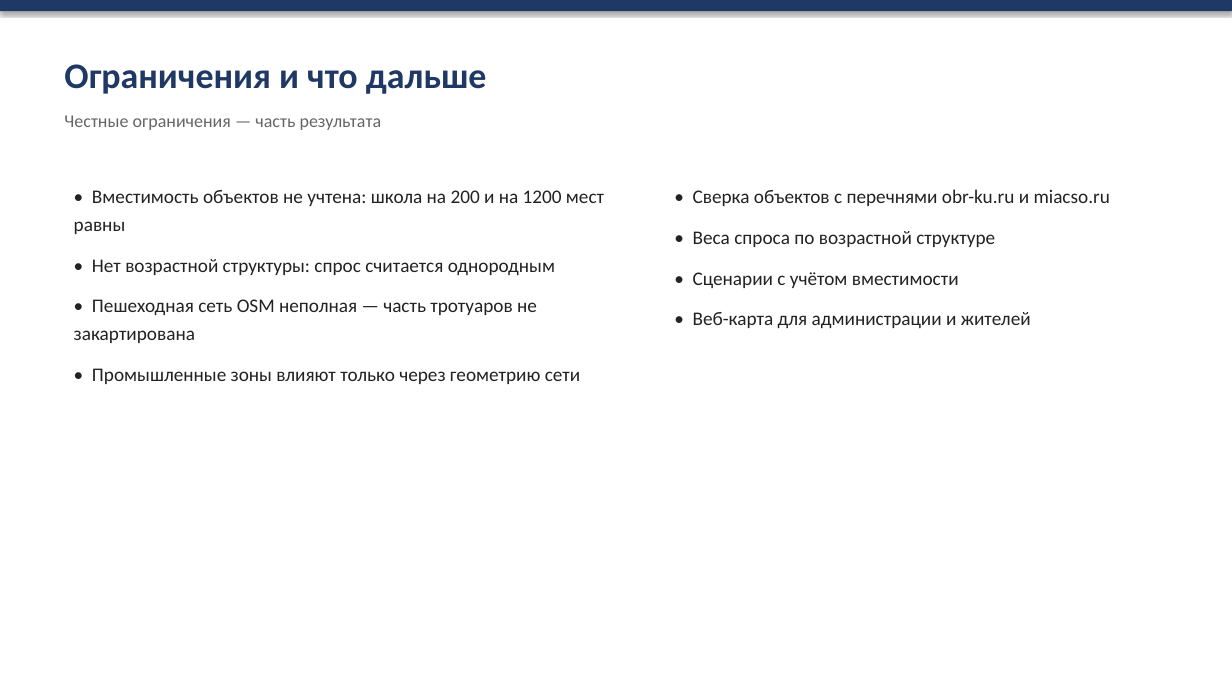
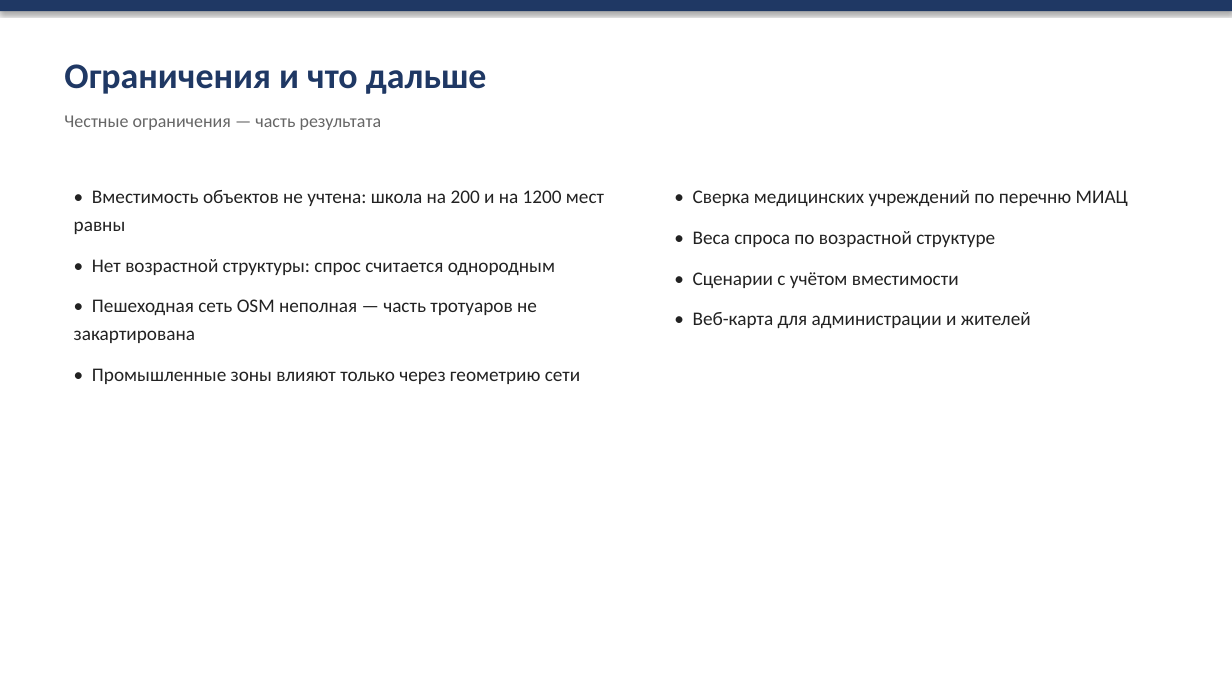
Before and after one commit to Geraks7/kamensk-accessibility, a slide deck: slide 7 of presentation.pptx. Drawn at 1232x693 pixels with LibreOffice and Linux fonts; fonts in the diff are those of the drawing. Boxes give left, top, right and bottom in pixels: in the first picture for what was removed or moved away, otherwise in the second. Text is boxed around its words. In the diff, an @@ line names an element or a change of style, - is before the commit and + after.

Commit message:
feat: verify POI against official municipal lists
02b_official_poi.py собирает перечни школ и детсадов с obr-ku.ru, 02c_verify_poi.py чистит OSM от ложных объектов, сопоставляет по номеру, геокодирует недостающие через Nominatim и собирает poi_verified.gpkg. Расчёты переведены на сверенный слой: покрытие школ выросло с 67 до 75 %, школа №39 (Монастырка) вошла в топ критичных объектов.

```diff
--- a/presentation.pptx
+++ b/presentation.pptx
@@ text at [693, 190, 1128, 206]: text changed @@
-• Сверка объектов с перечнями obr-ku.ru и miacso.ru
+• Сверка медицинских учреждений по перечню МИАЦ
```
Also in this commit, not shown: 4 other slides changed, 23 other files.
